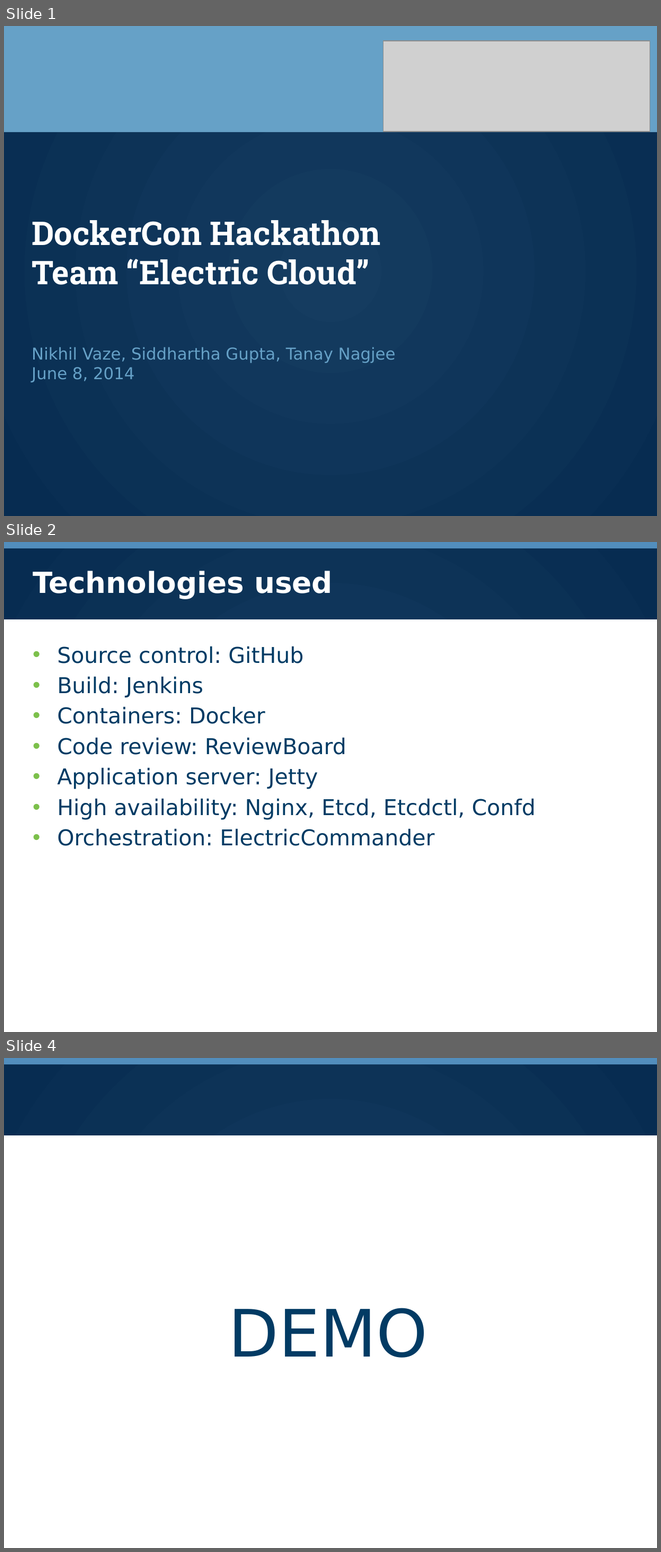
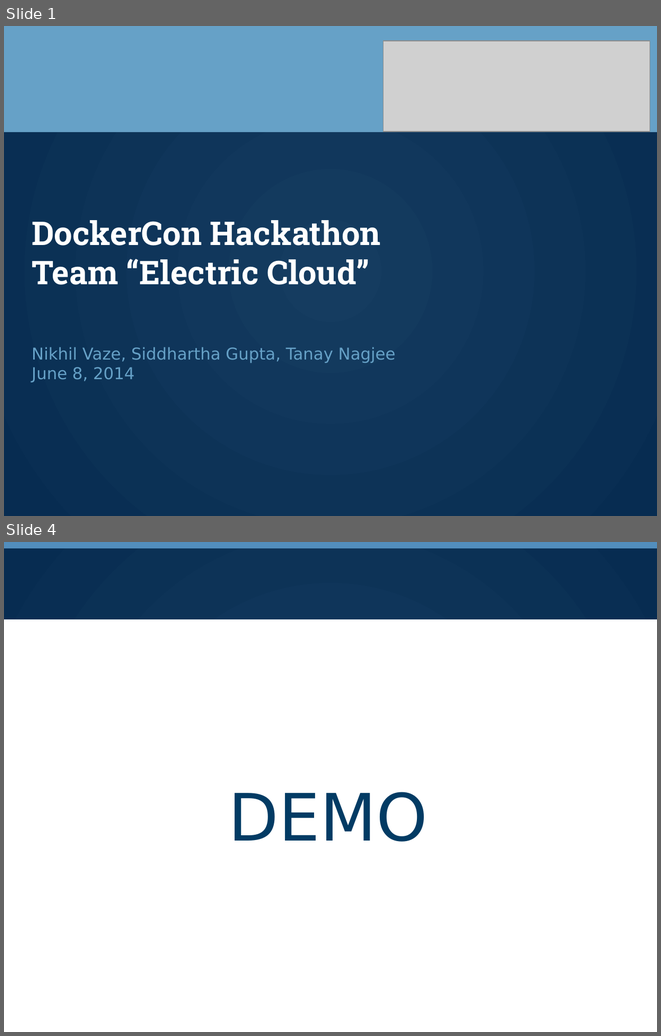
Before and after one commit to electric-cloud/dockercon, a slide deck: presentation.pptx. Shown one above the other, each under a label of ours: slides 1, 2 and 4 before the commit, slides 1 and 4 after it; the slides between them are not shown. The pictures are 661x1552 and 661x1036 pixels, drawn with LibreOffice and Linux fonts; fonts in the diff are those of the drawing; grey boxes stand for pictures; background and template pictures are left out. Boxes give left, top, right and bottom in pixels: in the first picture for what was removed or moved away, otherwise in the second. Text is boxed around its words. In the diff, an @@ line names an element or a change of style, - is before the commit and + after.

Commit message:
ppt

```diff
--- a/presentation.pptx
+++ b/presentation.pptx
@@ slide 2 removed at bbox=[4, 542, 657, 1032], background #FFFFFF; not listed: 4 template elements that a slide beside it also shows @@
@@ title removed at bbox=[33, 571, 333, 599] @@
-Technologies used
@@ rectangle removed at bbox=[4, 620, 657, 1032] @@
@@ text removed at bbox=[57, 646, 536, 846] @@
-• Source control: GitHub
-• Build: Jenkins
-• Containers: Docker
-• Code review: ReviewBoard
-• Application server: Jetty
-• High availability: Nginx, Etcd, Etcdctl, Confd
-• Orchestration: ElectricCommander
```
Also in this commit, not shown: 2 slides changed, 1 slide added.
